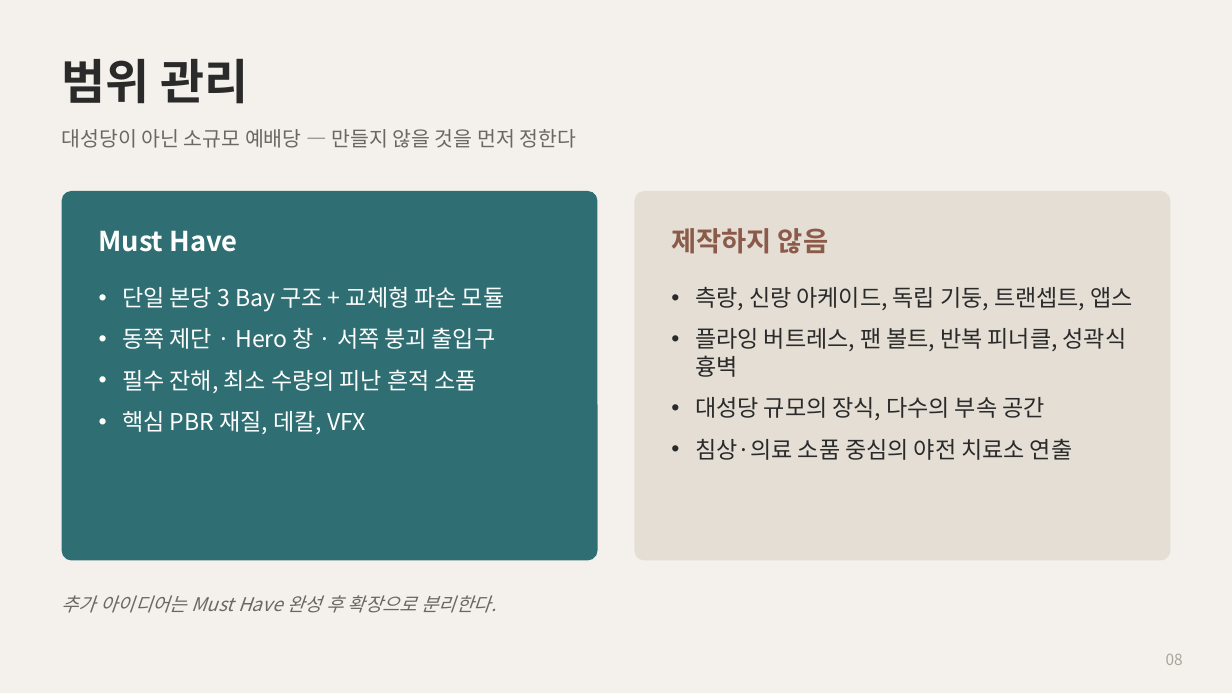
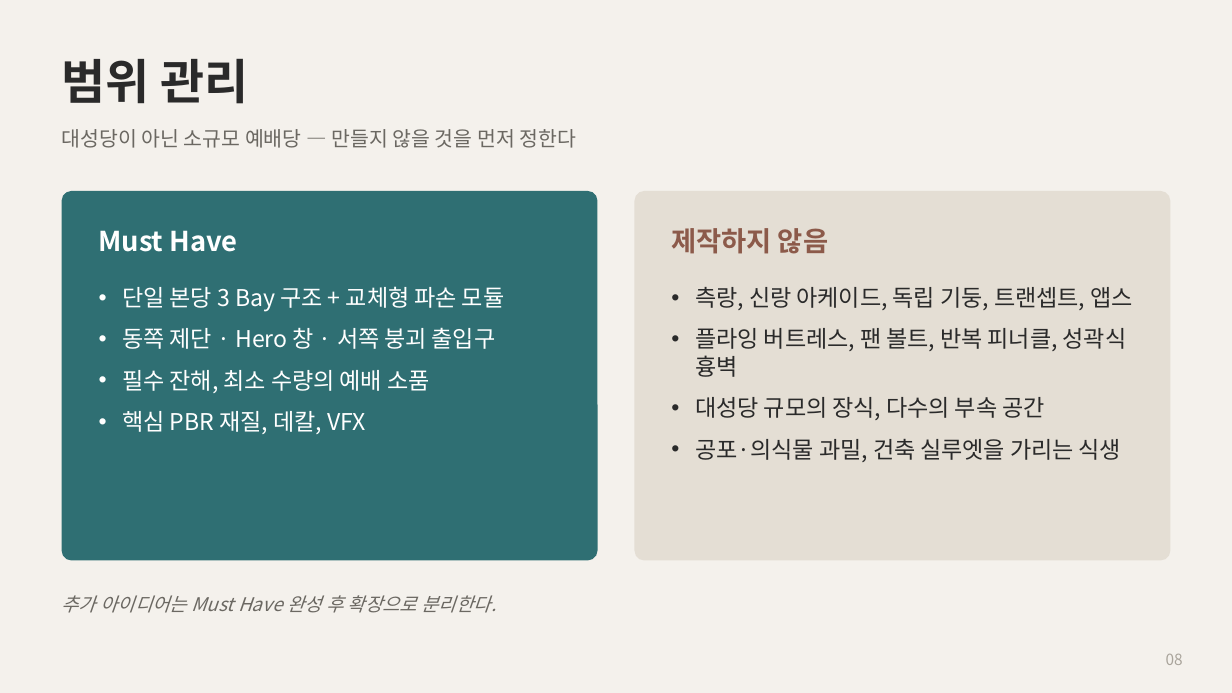
Before and after one commit to JiwonEnv/Unreal-Engine-5-Ruined-Gothic-Chapel-Environment, a slide deck: slide 8 of SourceAssets/Docs/GothicChapel_Project_Overview_v2.pptx. Drawn at 1232x693 pixels with LibreOffice and Linux fonts; fonts in the diff are those of the drawing. Boxes give left, top, right and bottom in pixels: in the first picture for what was removed or moved away, otherwise in the second. Text is boxed around its words. In the diff, an @@ line names an element or a change of style, - is before the commit and + after.

Commit message:
feat: 제단 스컬핑 진행분 반영 및 프로젝트 설정 정리
- ZBrush 고딕 제단 스컬핑 진행분 반영
- 피난처 서사를 삭제하고 붕괴 후 방치된 예배당으로 설정 정리
- 소품 범위를 벤치·촛대·헤진 제단 천으로 조정
- README와 프로젝트 개요 PPT 및 생성 스크립트 수정
- 스컬핑 진행 상태와 작업기록 업데이트

```diff
--- a/SourceAssets/Docs/GothicChapel_Project_Overview_v2.pptx
+++ b/SourceAssets/Docs/GothicChapel_Project_Overview_v2.pptx
@@ text at [122,370,429,393]: text changed @@
-• 필수 잔해, 최소 수량의 피난 흔적 소품
+• 필수 잔해, 최소 수량의 예배 소품
@@ text at [695,439,1121,462]: text changed @@
-• 침상·의료 소품 중심의 야전 치료소 연출
+• 공포·의식물 과밀, 건축 실루엣을 가리는 식생
```
Also in this commit, not shown: 4 other slides changed, 4 other files.
